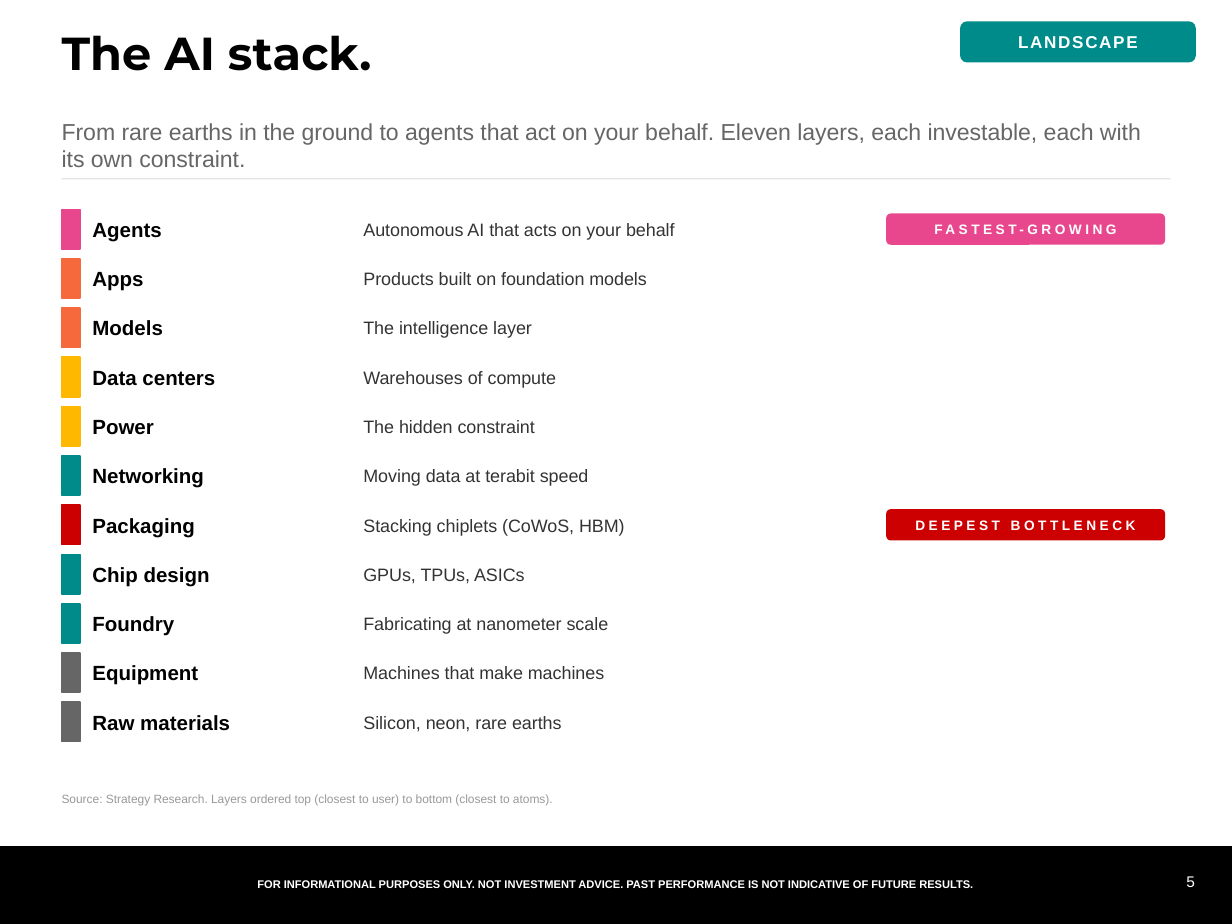
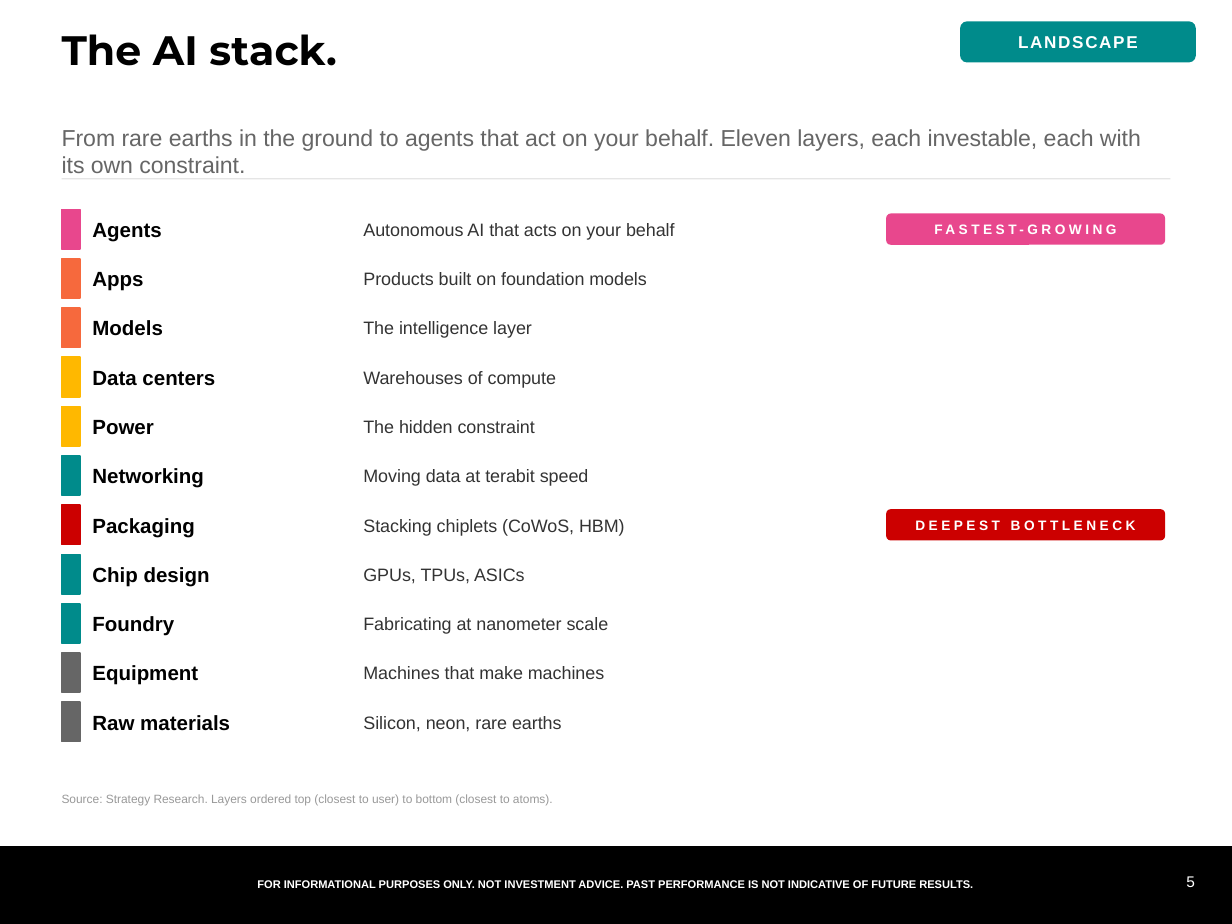
Before and after one commit to samuelcmcclellan-cell/ai-markets-deck, a slide deck: slide 5 of ai-markets-deck.pptx. Drawn at 1232x924 pixels with LibreOffice and Linux fonts; fonts in the diff are those of the drawing. Boxes give left, top, right and bottom in pixels: in the first picture for what was removed or moved away, otherwise in the second. Text is boxed around its words. In the diff, an @@ line names an element or a change of style, - is before the commit and + after.

```diff
--- a/ai-markets-deck.pptx
+++ b/ai-markets-deck.pptx
@@ text "The AI stack." at (62, 34, 336, 66): size 27 to 24 pt @@
@@ text "From rare earths in the ...": place and size @@
-text "From rare earths in the ..." at (62, 123, 1141, 167)
+text "From rare earths in the ..." at (62, 129, 1141, 173)
```
Also in this commit, not shown: 19 other slides changed, 22 other files.
